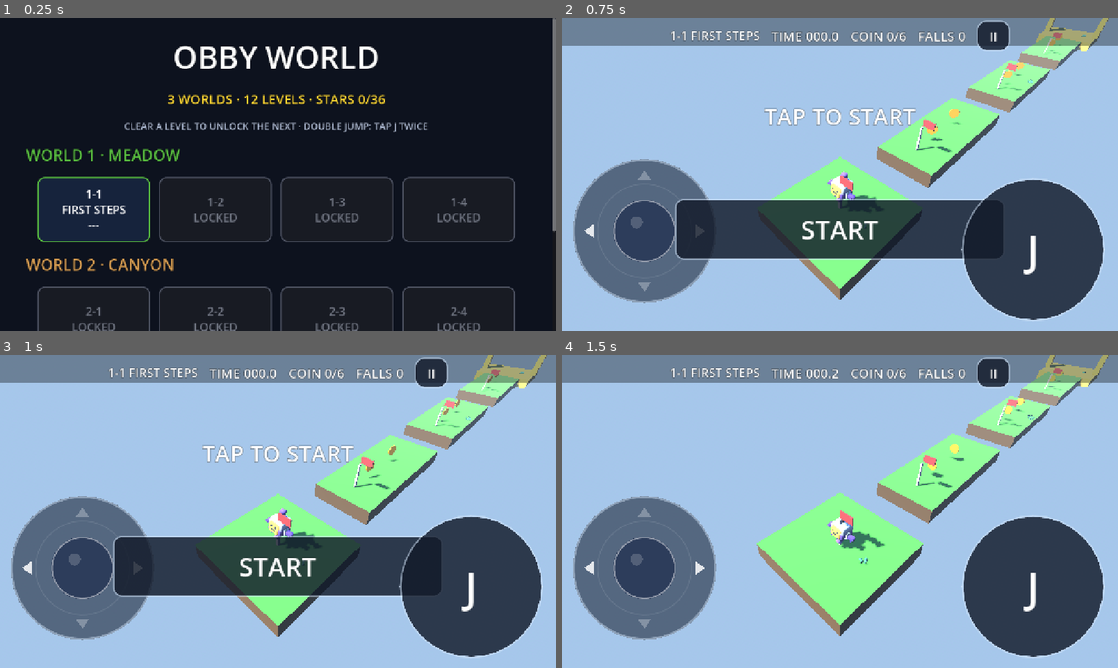
Above: before the commit, frames 1-4 (two rows, left to right).
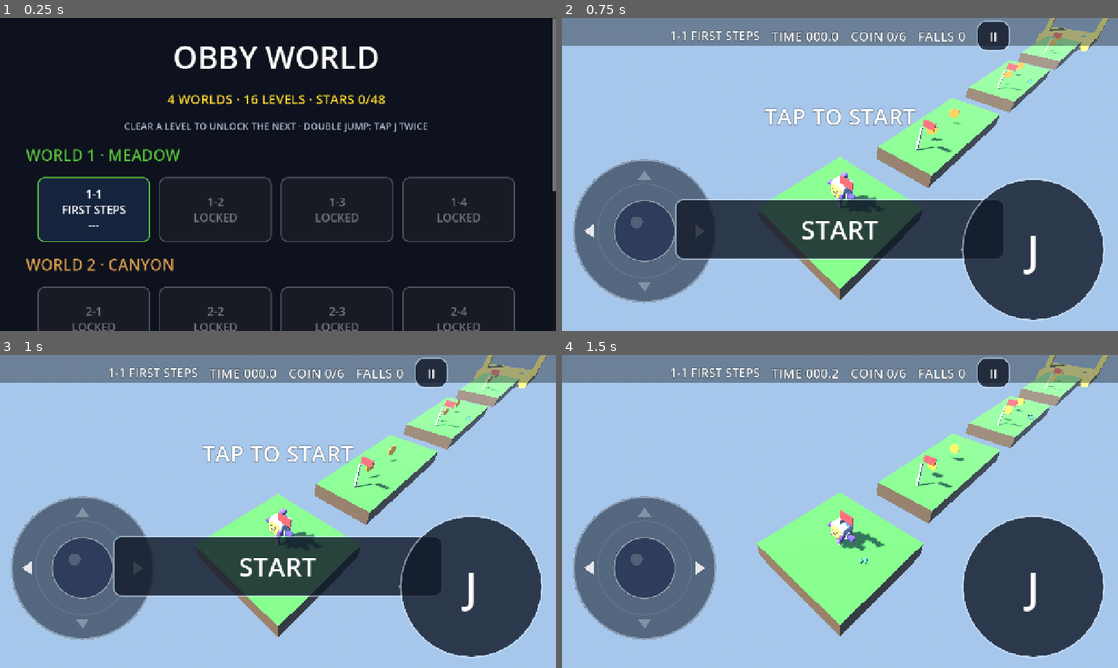
Above: after the commit, the same moments.

Repository: cykgames/002-obby
Game: Godot game, scene res://LevelSelect.tscn
Two runs of this game, one before a commit and one after it. Both use one fixed random seed, a clock stepped at 60 frames per second and the inputs below. Sound files missing from this copy of the repository are replaced by a short silence.
Inputs:
- Up to frame 1 (0.25 s): no input
- Up to frame 2 (0.75 s): click "1-1 FIRST STEPS ---" at 0.5 s
- Up to frame 3 (1 s): no input
- Up to frame 4 (1.5 s): click "START" at 1.25 s

The runs differ from the first frame. In frame 1, 0.2% of the frame differs, in the area x 30-100%, y 24-69%; in frame 2, nothing differs; in frame 3, nothing differs; in frame 4, nothing differs.

Commit message:
002-obby v0.2.0: World 4 VOLCANO + 4 levels (12->16), headless 16/16 clear 0 falls, A54 device-verified

Diff:
--- a/Game.gd
+++ b/Game.gd
@@ -1,10 +1,10 @@
 extends Node
 ## Autoload singleton: level index, progress (user://progress.json), unlocks.
-## 12 levels = 3 worlds x 4. Sequential unlock: clearing level N opens N+1.
+## 16 levels = 4 worlds x 4. Sequential unlock: clearing level N opens N+1.
 
 const SAVE_PATH := "user://progress.json"
-const LEVEL_COUNT := 12
-const WORLD_COUNT := 3
+const LEVEL_COUNT := 16
+const WORLD_COUNT := 4
 const PER_WORLD := 4
 
 var level_index := 0
--- a/LevelGen.gd
+++ b/LevelGen.gd
@@ -1,6 +1,6 @@
 extends Node3D
 class_name LevelGen
-## Data-driven obby course builder: 12 levels (3 worlds x 4), parkour-style
+## Data-driven obby course builder: 16 levels (4 worlds x 4), parkour-style
 ## LEVELS table. A cursor walks a 4-direction path; steps place pads/hazards.
 ## Static terrain: one StaticBody3D + chunked ArrayMesh (vertex colors).
 ## Mechanics: moving platforms (AnimatableBody3D), lava (Area3D kill),
@@ -34,6 +34,13 @@
 		"stone": Color(0.60, 0.70, 0.82), "mover_col": Color(0.30, 0.65, 0.80),
 		"sky_top": Color(0.10, 0.14, 0.30), "sky_horizon": Color(0.35, 0.45, 0.65),
 		"sun": Color(0.75, 0.85, 1.0), "sun_rot": Vector3(-60, 20, 0),
+	},
+	{
+		"name": "VOLCANO",
+		"grass": Color(0.30, 0.22, 0.24), "dirt": Color(0.16, 0.12, 0.14),
+		"stone": Color(0.40, 0.28, 0.28), "mover_col": Color(0.95, 0.45, 0.10),
+		"sky_top": Color(0.12, 0.04, 0.07), "sky_horizon": Color(0.65, 0.22, 0.10),
+		"sun": Color(1.0, 0.60, 0.30), "sun_rot": Vector3(-40, -20, 0),
 	},
 ]
 
@@ -77,6 +84,19 @@
 		["G", 2.5], ["P", 4, 4], ["T", 1], ["G", 3.0], ["P", 4, 6], ["M", 6.5],
 		["P", 4, 4], ["T", 1], ["L", 3.0], ["P", 4, 6], ["S", 7], ["B"],
 		["G", 2.5], ["P", 4, 6, 2], ["G", 2.5], ["P", 4, 4, -2]]},
+	{"name": "EMBER HOP", "world": 3, "par": 70.0, "steps": [
+		["G", 2.5], ["P", 4, 6], ["L", 3.0], ["P", 4, 6], ["L", 3.5],
+		["P", 4, 6], ["G", 3.0], ["P", 4, 8], ["L", 3.0], ["P", 4, 6]]},
+	{"name": "MAGMA RUN", "world": 3, "par": 75.0, "steps": [
+		["G", 2.5], ["P", 4, 6], ["M", 6.5], ["P", 4, 4], ["L", 3.0], ["P", 4, 6],
+		["M", 6.5], ["P", 4, 4], ["B"], ["G", 2.5], ["P", 4, 6, 2], ["G", 2.5], ["P", 4, 8, -2]]},
+	{"name": "CRUMBLE PEAK", "world": 3, "par": 80.0, "steps": [
+		["G", 2.5], ["I", 4, 8], ["V", 3], ["P", 4, 6], ["S", 7], ["G", 3.0],
+		["P", 4, 6], ["V", 3], ["I", 4, 8], ["P", 4, 8]]},
+	{"name": "ERUPTION", "world": 3, "par": 90.0, "steps": [
+		["G", 2.5], ["P", 4, 4], ["T", 1], ["G", 3.0], ["P", 4, 6], ["L", 3.0],
+		["P", 4, 4], ["M", 6.5], ["P", 4, 4], ["T", 1], ["S", 7], ["B"],
+		["G", 2.5], ["P", 4, 6, 2], ["G", 2.5], ["P", 4, 6, -2], ["L", 3.0], ["P", 4, 8]]},
 ]
 
 var cfg: Dictionary
--- a/LevelSelect.gd
+++ b/LevelSelect.gd
@@ -1,9 +1,9 @@
 extends Control
-## Level select: 3 worlds x 4 levels, stars, sequential unlock, total stars.
+## Level select: 4 worlds x 4 levels, stars, sequential unlock, total stars.
 ## All UI built in code. Tap an unlocked level -> Main.tscn.
 
-const WORLD_NAMES := ["MEADOW", "CANYON", "FROST"]
-const WORLD_COLORS := [Color(0.35, 0.75, 0.25), Color(0.85, 0.62, 0.32), Color(0.55, 0.75, 0.95)]
+const WORLD_NAMES := ["MEADOW", "CANYON", "FROST", "VOLCANO"]
+const WORLD_COLORS := [Color(0.35, 0.75, 0.25), Color(0.85, 0.62, 0.32), Color(0.55, 0.75, 0.95), Color(0.95, 0.45, 0.15)]
 
 
 func _ready() -> void:
@@ -49,7 +49,7 @@
 	var title := _mk_label("OBBY WORLD", 72)
 	title.horizontal_alignment = HORIZONTAL_ALIGNMENT_CENTER
 	vbox.add_child(title)
-	var sub := _mk_label("3 WORLDS · 12 LEVELS · STARS %d/36" % Game.total_stars(), 30, Color(1.0, 0.85, 0.2))
+	var sub := _mk_label("%d WORLDS · %d LEVELS · STARS %d/%d" % [Game.WORLD_COUNT, Game.LEVEL_COUNT, Game.total_stars(), Game.LEVEL_COUNT * 3], 30, Color(1.0, 0.85, 0.2))
 	sub.horizontal_alignment = HORIZONTAL_ALIGNMENT_CENTER
 	vbox.add_child(sub)
 	var hint := _mk_label("CLEAR A LEVEL TO UNLOCK THE NEXT · DOUBLE JUMP: TAP J TWICE", 22, Color(0.7, 0.75, 0.85))
Binary file changed: docs/screenshots/level_select.png
Binary file added: docs/screenshots/volcano_gameplay.png
Not shown, changed: docs/CHECKPOINT.md
